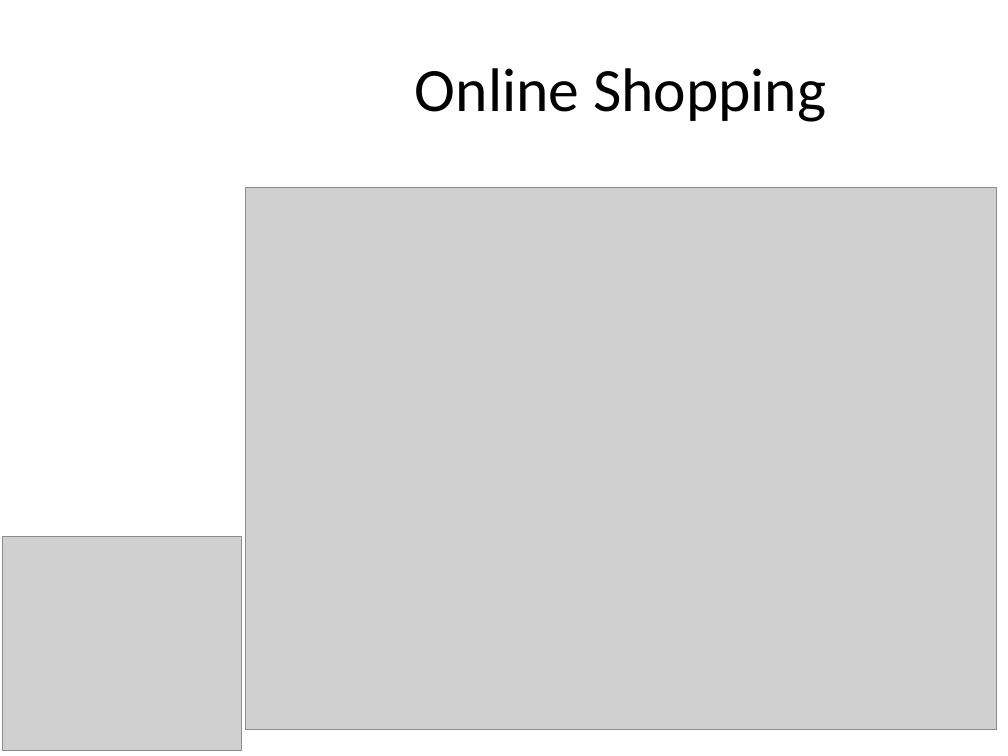
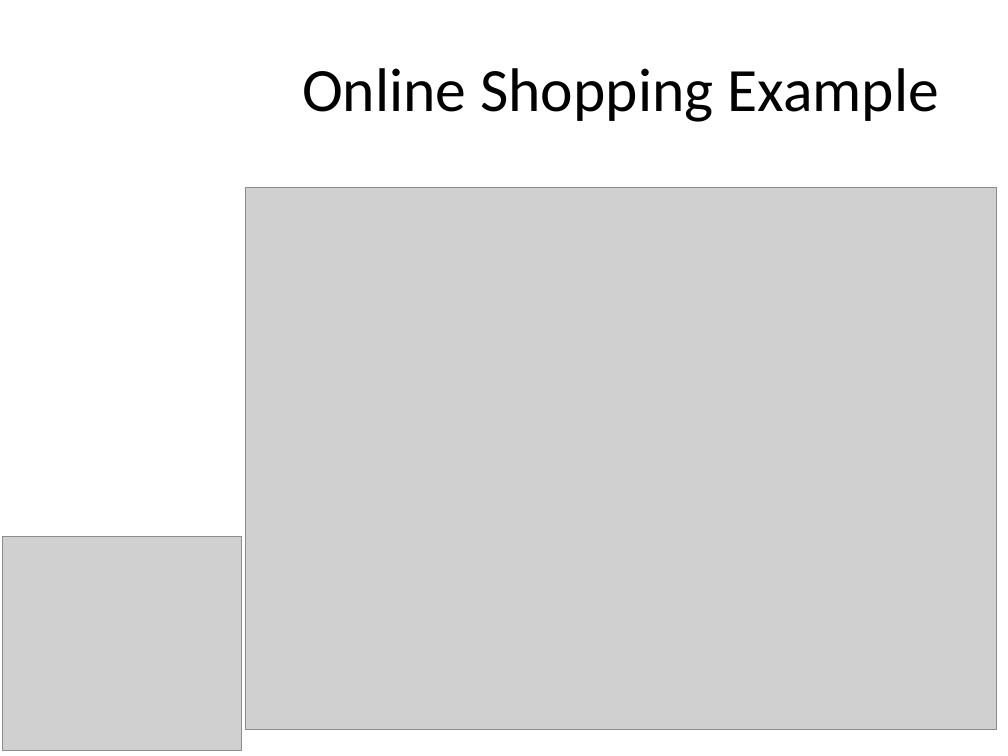
Before and after one commit to sophianachiba/GAJavaIntro, a slide deck: slide 24 of Presentation/IntroToJava.pptx. Drawn at 1008x756 pixels with LibreOffice and Linux fonts; fonts in the diff are those of the drawing; grey boxes stand for pictures; background and template pictures are left out. Boxes give left, top, right and bottom in pixels: in the first picture for what was removed or moved away, otherwise in the second. Text is boxed around its words. In the diff, an @@ line names an element or a change of style, - is before the commit and + after.

```diff
--- a/Presentation/IntroToJava.pptx
+++ b/Presentation/IntroToJava.pptx
@@ title at box(302, 68, 938, 122): text changed @@
-Online Shopping
+Online Shopping Example
```
Also in this commit, not shown: 3 other slides changed.
